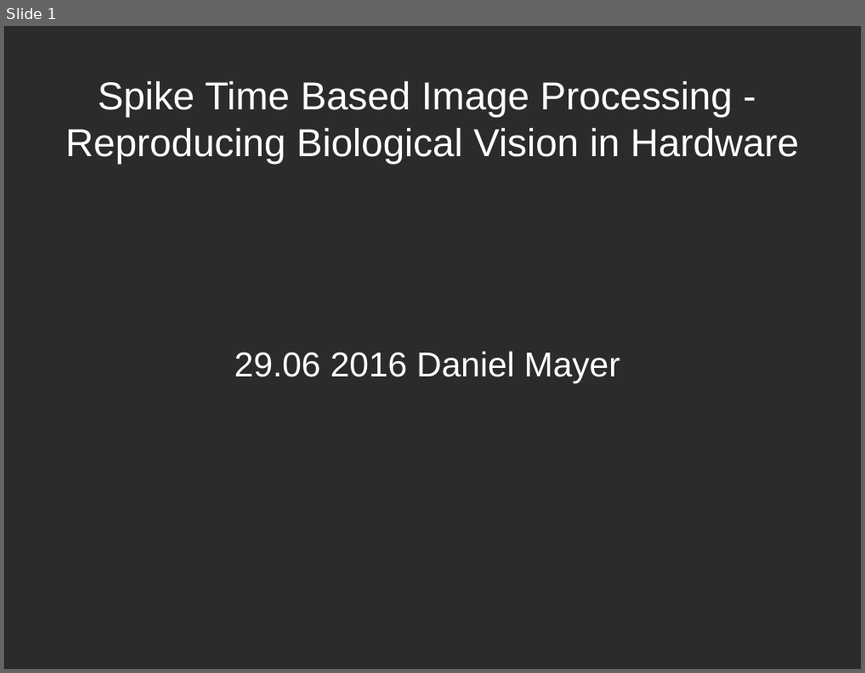
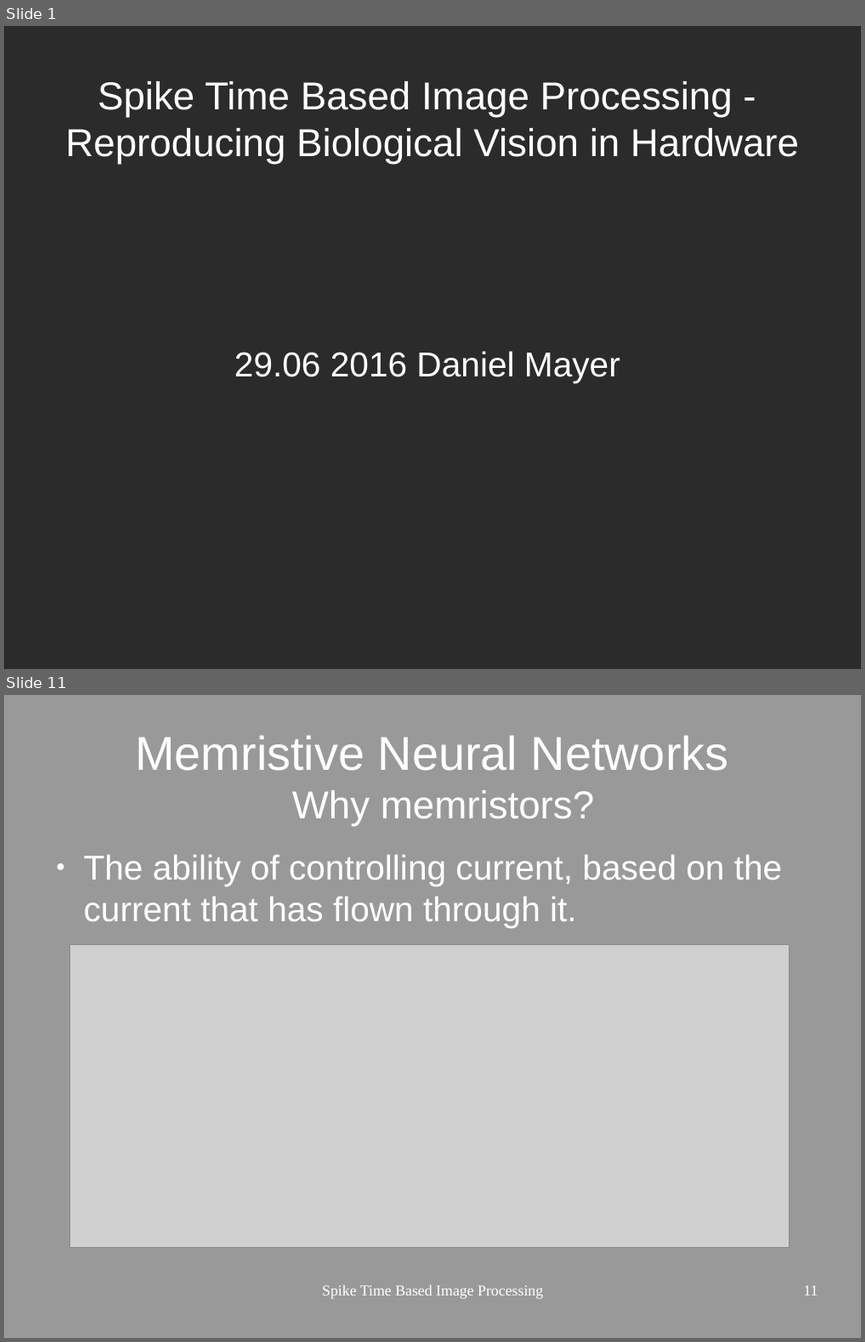
Before and after one commit to gnummig/Spike_time_dependent_plasticity, a slide deck: presentation/STDP_neuromorphics.odp. Shown one above the other, each under a label of ours: slide 1 before the commit, slides 1 and 11 after it; the slides between them are not shown. The pictures are 865x673 and 865x1342 pixels, drawn with LibreOffice and Linux fonts; fonts in the diff are those of the drawing; grey boxes stand for pictures; background and template pictures are left out; a plain dark background stands for a picture behind light text. Boxes give left, top, right and bottom in pixels: in the first picture for what was removed or moved away, otherwise in the second. Text is boxed around its words. In the diff, an @@ line names an element or a change of style, - is before the commit and + after.

```diff
--- a/presentation/STDP_neuromorphics.odp
+++ b/presentation/STDP_neuromorphics.odp
@@ slide 11 added at (x1=4, y1=695, x2=861, y2=1338), background #999999 @@
@@ title added at (x1=135, y1=735, x2=729, y2=826), 44 pt, text #FFFFFF @@
+Memristive Neural Networks
+Why memristors?
@@ text added at (x1=84, y1=854, x2=782, y2=928), 32 pt, text #FFFFFF @@
+● The ability of controlling current, based on the current that has flown through it.
@@ picture added at (x1=69, y1=945, x2=789, y2=1247) @@
@@ text added at (x1=322, y1=1285, x2=543, y2=1299), 14 pt, text #FFFFFF @@
+Spike Time Based Image Processing
@@ page number added at (x1=803, y1=1285, x2=817, y2=1295), 14 pt, text #FFFFFF @@
+11
```
Also in this commit, not shown: 6 slides changed, 7 other slides added, 1 slide removed, 7 other files.
